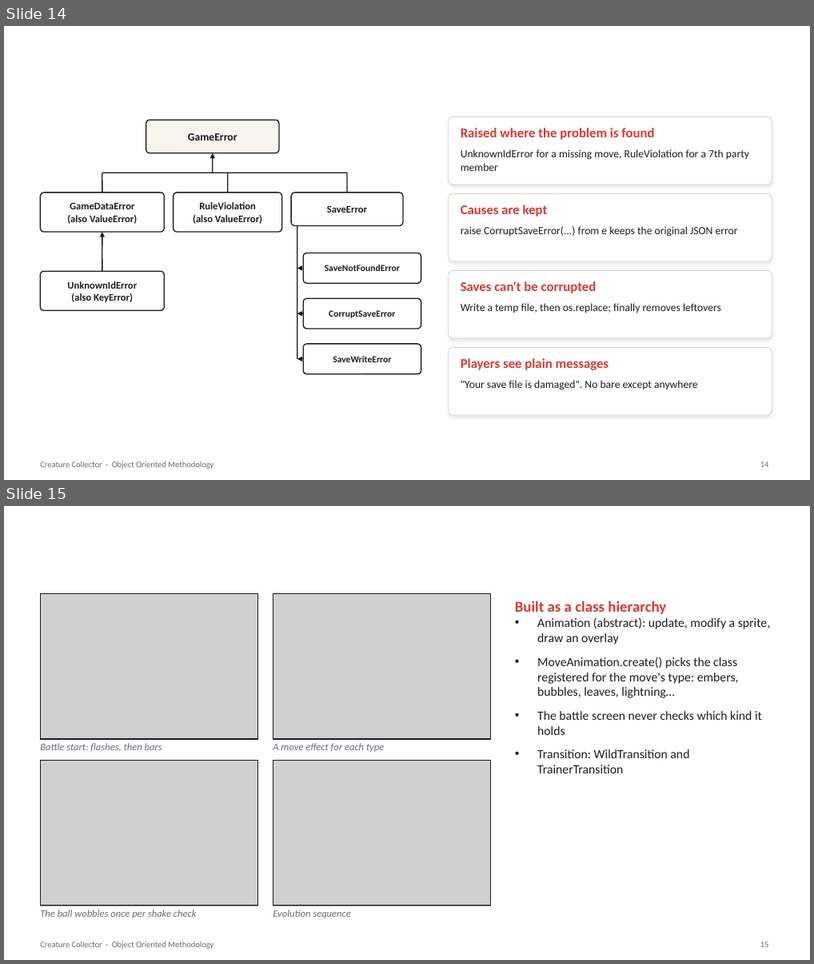
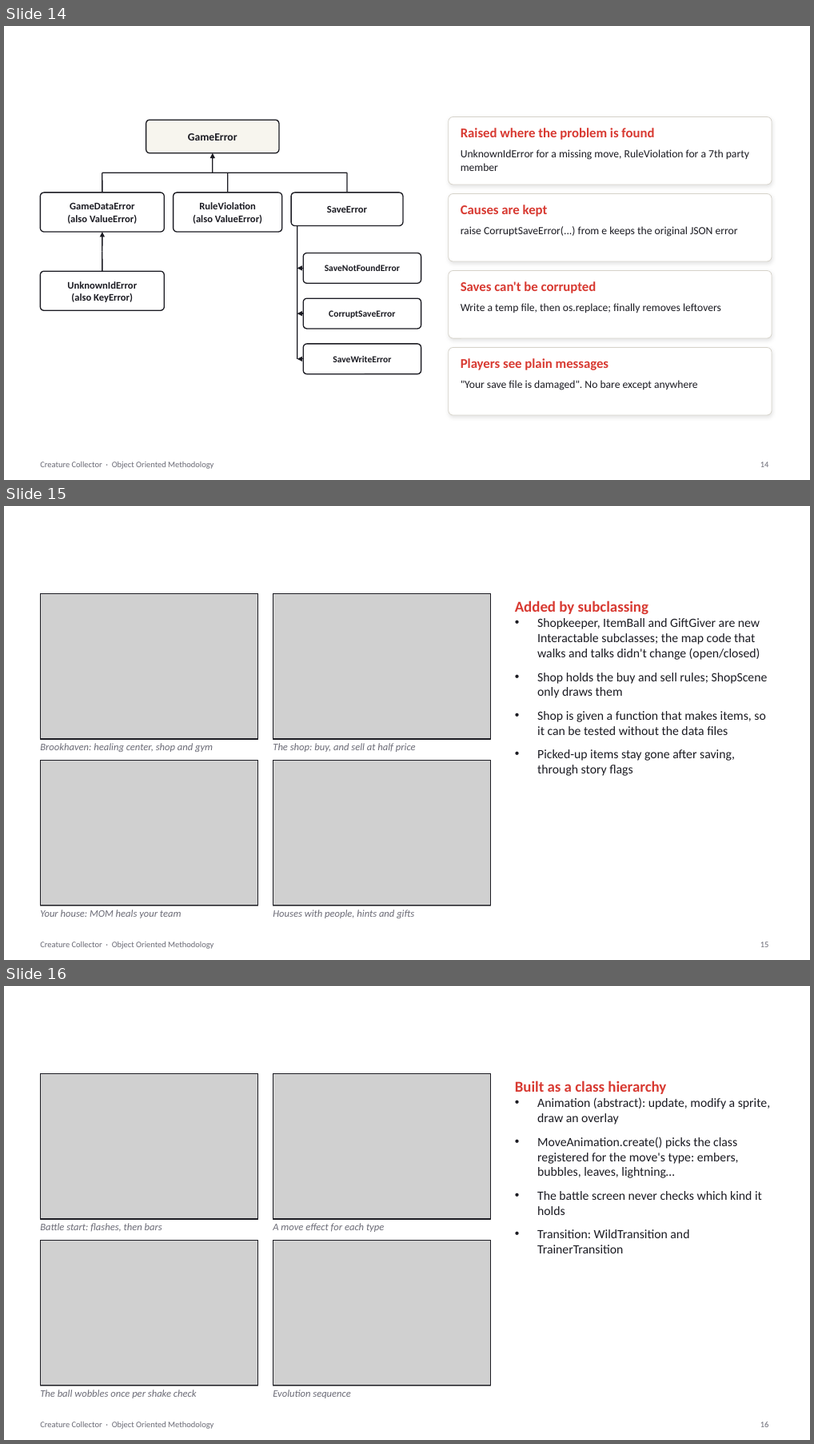
Before and after one commit to psdoom14/creature-collector, a slide deck: docs/presentation/CreatureCollector.pptx. Shown one above the other, each under a label of ours: slides 14 and 15 before the commit, slides 14, 15 and 16 after it. The pictures are 814x964 and 814x1444 pixels, drawn with LibreOffice and Linux fonts; fonts in the diff are those of the drawing; grey boxes stand for pictures; background and template pictures are left out. Boxes give left, top, right and bottom in pixels: in the first picture for what was removed or moved away, otherwise in the second. Text is boxed around its words. In the diff, an @@ line names an element or a change of style, - is before the commit and + after.

```diff
--- a/docs/presentation/CreatureCollector.pptx
+++ b/docs/presentation/CreatureCollector.pptx
@@ slide 15 added at [4, 506, 810, 960], background picture (left out); not listed: 1 template element that a slide beside it also shows @@
@@ title added at [40, 515, 700, 562], 30 pt, text #FFFFFF, bold @@
+A world to explore
@@ picture added at [40, 594, 258, 739] @@
@@ rectangle added at [40, 594, 258, 739], outline #1B1B22 1 pt @@
@@ picture added at [274, 594, 491, 739] @@
@@ rectangle added at [274, 594, 491, 739], outline #1B1B22 1 pt @@
@@ text added at [515, 600, 768, 776], 15 pt, text #1B1B22 @@
+Added by subclassing
+• Shopkeeper, ItemBall and GiftGiver are new Interactable subclasses; the map code that walks and talks didn't change (open/closed)
+• Shop holds the buy and sell rules; ShopScene only draws them
+• Shop is given a function that makes items, so it can be tested without the data files
+• Picked-up items stay gone after saving, through story flags
@@ text added at [40, 743, 213, 752], 12 pt, text #6B6B76, italic @@
+Brookhaven: healing center, shop and gym
@@ text added at [273, 743, 416, 752], 12 pt, text #6B6B76, italic @@
+The shop: buy, and sell at half price
@@ picture added at [40, 760, 258, 905] @@
@@ rectangle added at [40, 760, 258, 905], outline #1B1B22 1 pt @@
@@ picture added at [274, 760, 491, 905] @@
@@ rectangle added at [274, 760, 491, 905], outline #1B1B22 1 pt @@
@@ text added at [40, 909, 182, 918], 12 pt, text #6B6B76, italic @@
+Your house: MOM heals your team
@@ text added at [273, 909, 414, 918], 12 pt, text #6B6B76, italic @@
+Houses with people, hints and gifts
@@ page number added at [761, 941, 770, 947], 10 pt, text #6B6B76 @@
+15
@@ what was slide 15 is now slide 16 @@
```
Also in this commit, not shown: 10 slides changed, 2 other slides added, 2 slides removed, 3 other files.
